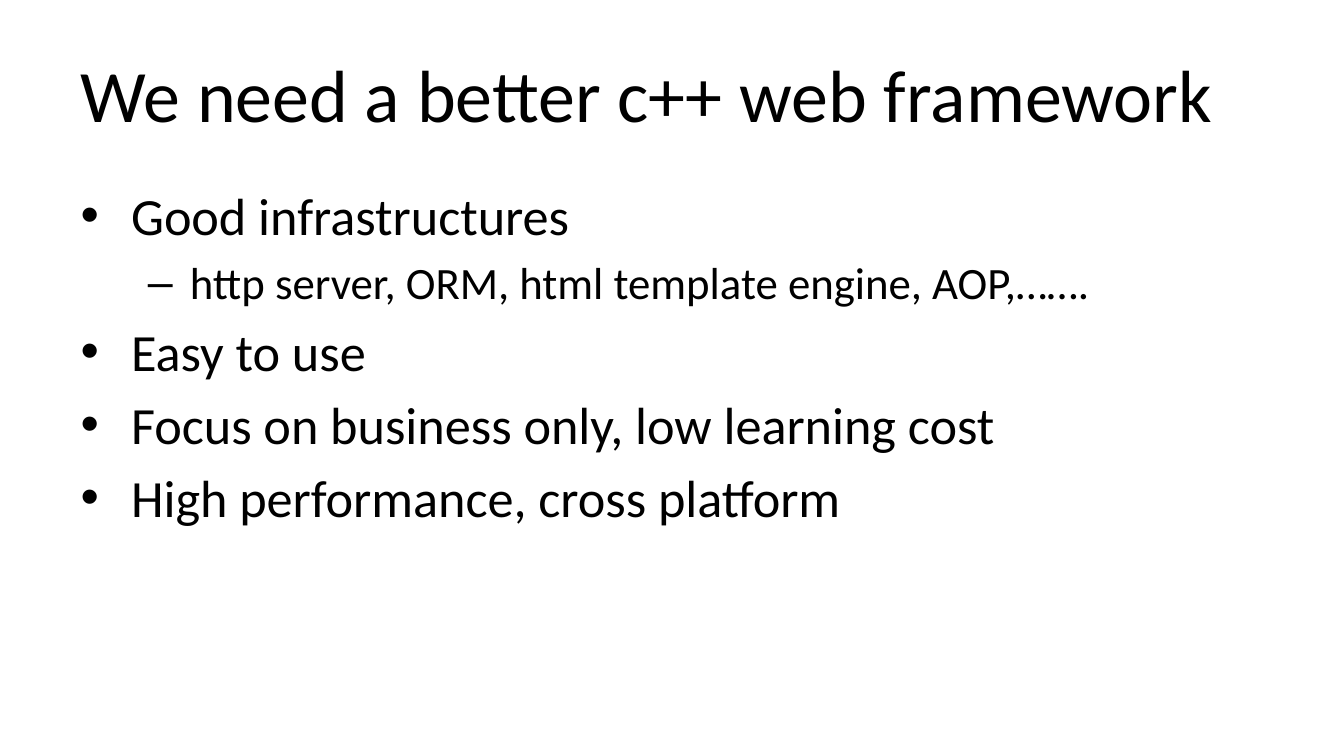
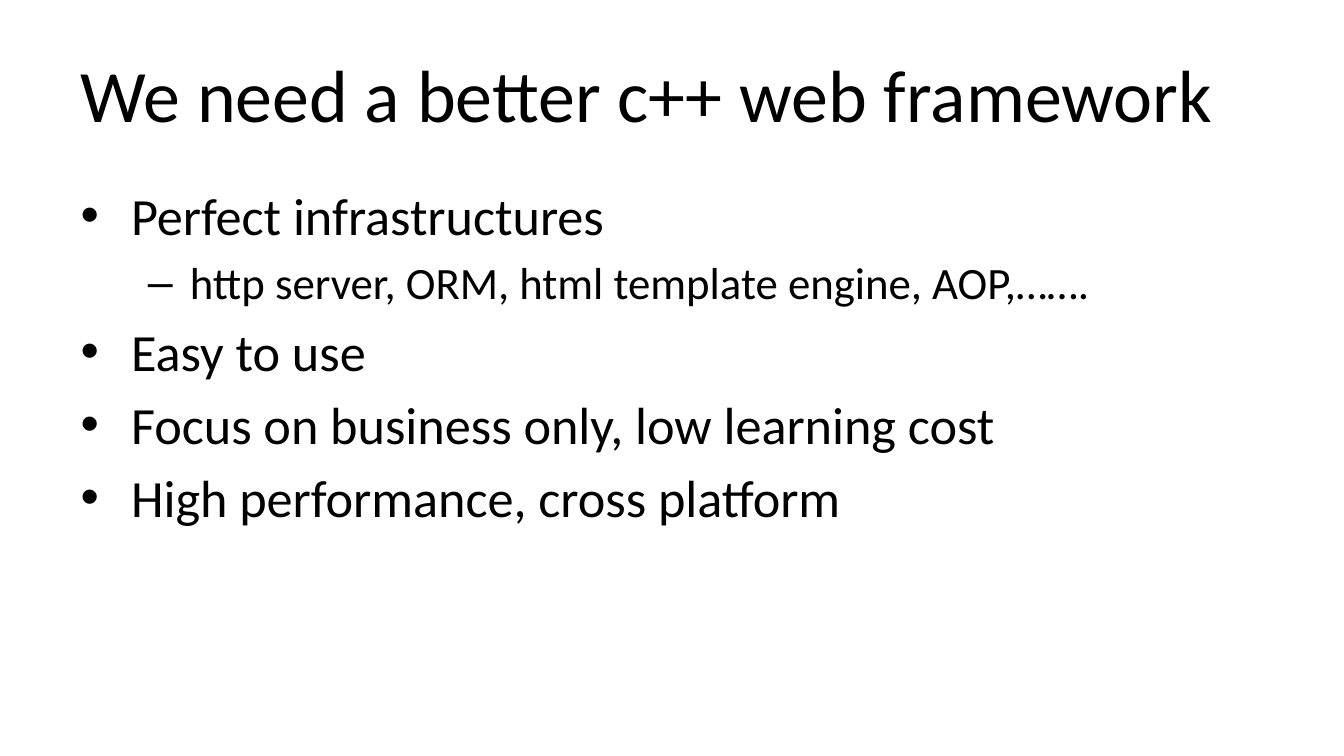
Before and after one commit to qicosmos/cppcon2018, a slide deck: slide 12 of cppcon2018.pptx. Drawn at 1344x756 pixels with LibreOffice and Linux fonts; fonts in the diff are those of the drawing. Boxes give left, top, right and bottom in pixels: in the first picture for what was removed or moved away, otherwise in the second. Text is boxed around its words. In the diff, an @@ line names an element or a change of style, - is before the commit and + after.

```diff
--- a/cppcon2018.pptx
+++ b/cppcon2018.pptx
@@ text at bbox=[131, 199, 604, 236]: text changed @@
-• Good infrastructures
+• Perfect infrastructures
```
Also in this commit, not shown: 6 other slides changed.
